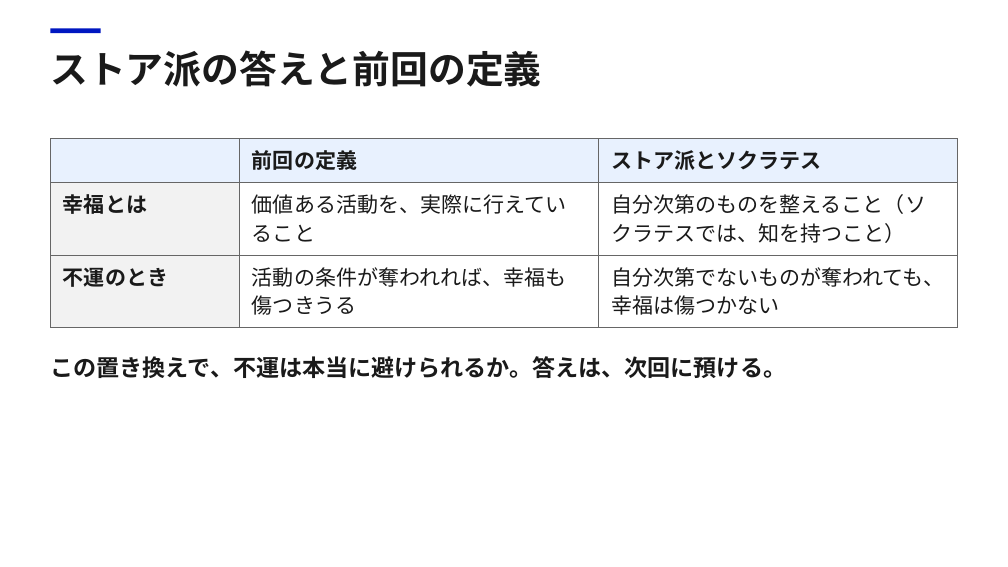
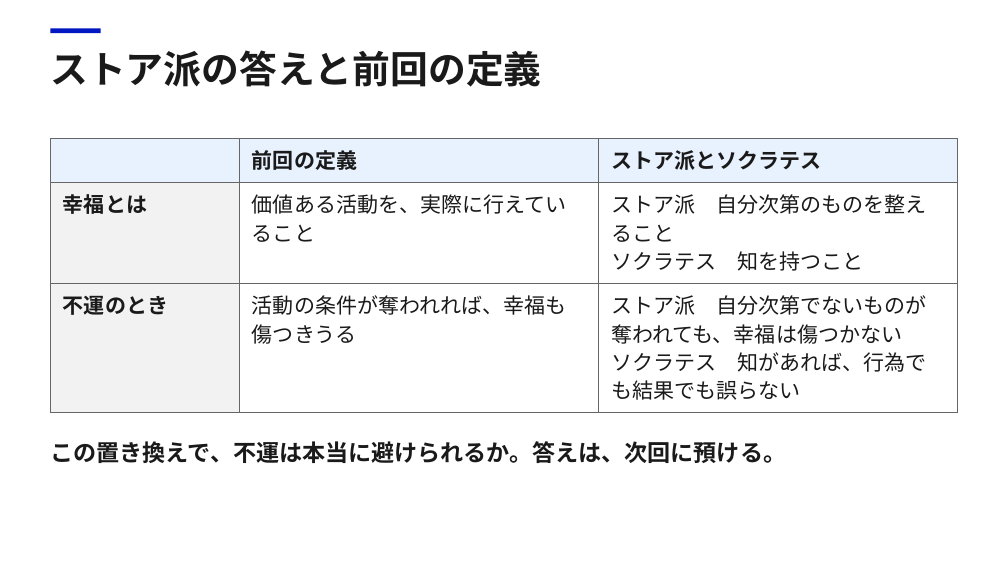
Before and after one commit to Daisetsu1980/markitdown, a slide deck: slide 17 of work/幸福_第2回/幸福_第2回.pptx. Drawn at 1008x567 pixels with LibreOffice and Linux fonts; fonts in the diff are those of the drawing. Boxes give left, top, right and bottom in pixels: in the first picture for what was removed or moved away, otherwise in the second. Text is boxed around its words. In the diff, an @@ line names an element or a change of style, - is before the commit and + after.

```diff
--- a/work/幸福_第2回/幸福_第2回.pptx
+++ b/work/幸福_第2回/幸福_第2回.pptx
@@ table at bbox=[51, 138, 958, 412] @@
-row 2, column 3: 自分次第のものを整えること（ソクラテスでは、知を持つこと）
+row 2, column 3: ストア派 自分次第のものを整えること / ソクラテス 知を持つこと
-row 3, column 3: 自分次第でないものが奪われても、幸福は傷つかない
+row 3, column 3: ストア派 自分次第でないものが奪われても、幸福は傷つかない / ソクラテス 知があれば、行為でも結果でも誤らない
@@ text "この置き換えで、不運は本当に避けられるか。答えは、次回に預ける。": place and size @@
-text "この置き換えで、不運は本当に避けられるか。答えは、次回に預ける。" at bbox=[50, 356, 786, 378]
+text "この置き換えで、不運は本当に避けられるか。答えは、次回に預ける。" at bbox=[50, 441, 786, 463]
```
Also in this commit, not shown: 17 other slides changed, 22 other files.
